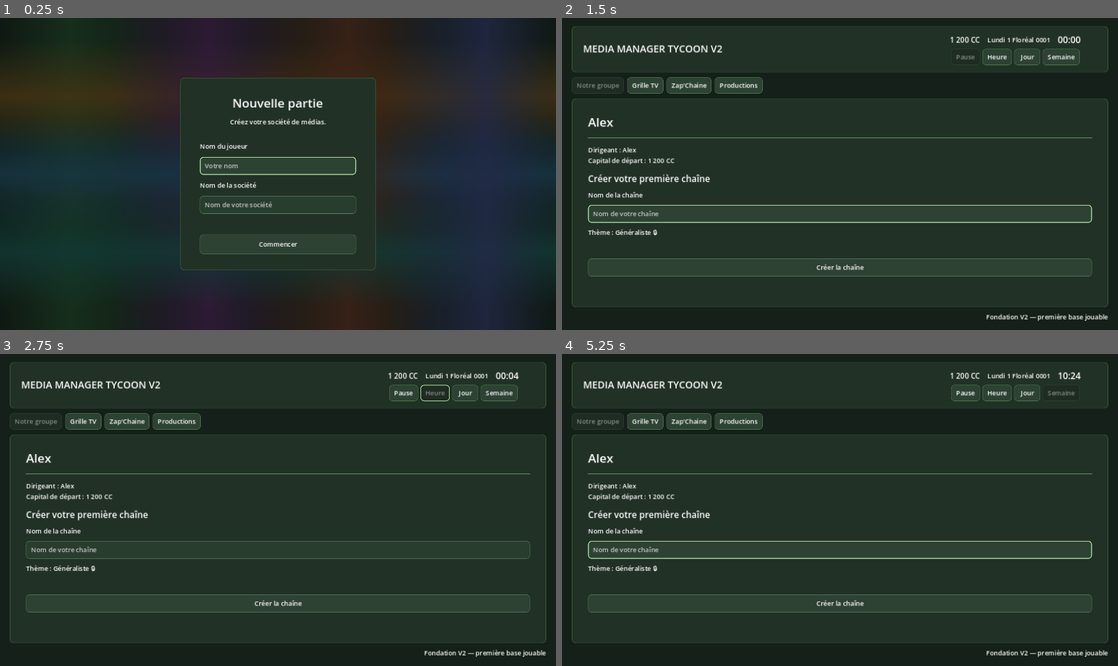
Above: before the commit, frames 1-4 (two rows, left to right).
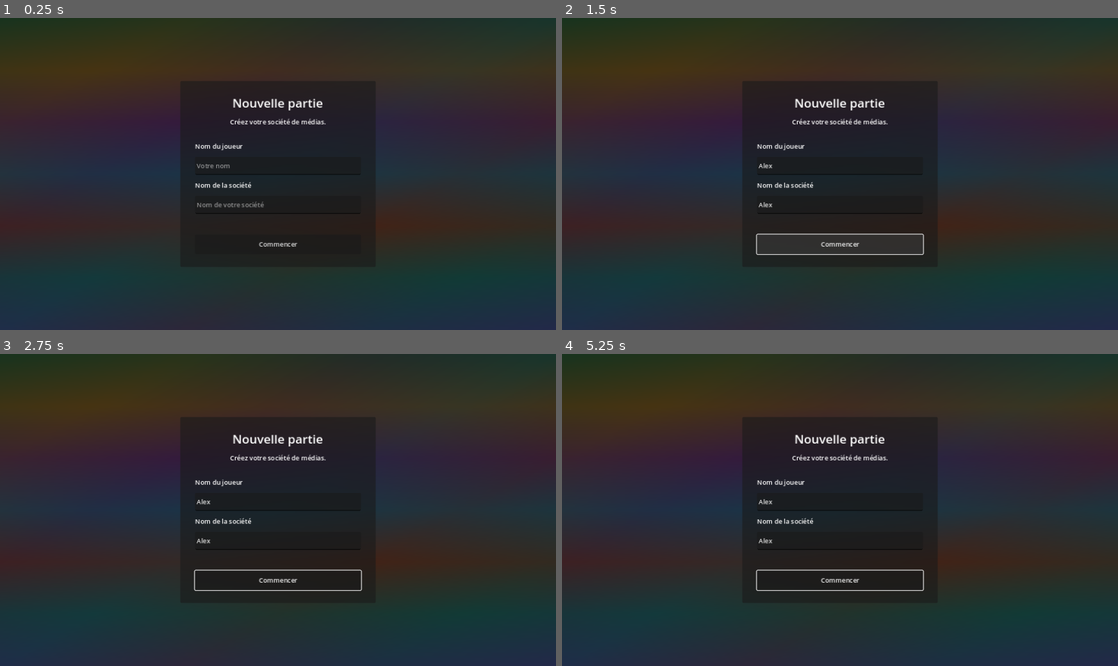
Above: after the commit, the same moments.

Repository: Adrienco69/MediaManagerTycoon_V2
Game: Godot game, scene res://scenes/main.tscn
The game is run twice, just before and just after one commit, with the same random seed, the same clock (stepped at 60 frames per second) and the same inputs.
Inputs (mouse positions are in pixels of both pictures, inside the frame that each line leads up to):
- Up to frame 1 (0.25 s): no input
- Up to frame 2 (1.5 s): click (840, 164) at 0.52 s; type "Alex" at 0.6 s; click (840, 205) at 0.75 s; type "Alex" at 0.83 s; click "Commencer" at 1.25 s
- Up to frame 3 (2.75 s): click "Heure" at 2 s
- Up to frame 4 (5.25 s): click "Jour" at 2.75 s; click "Semaine" at 3.5 s; click "Grille TV" at 4.25 s; click "Notre groupe" at 5 s

The runs differ from the first frame. In frame 1, 26% of the frame differs, in the area x 0-100%, y 0-100%; in frame 2, 33%, in the area x 0-100%, y 2-100%; in frame 3, 31%; in frame 4, 33%.
Error after the commit: Parse Error: Too few arguments for "render()" call. Expected at least 6 but received 5. (res://scripts/main.gd:216)

Commit message:
Use real channel table with guide TV action

Diff:
--- a/scripts/ui/group_page_controller.gd
+++ b/scripts/ui/group_page_controller.gd
@@ -1,6 +1,7 @@
 class_name GroupPageController
 extends RefCounted
 
+const ChannelTableBuilderScript = preload("res://scripts/ui/channel_table_builder.gd")
 const DYNAMIC_NODE_NAME: String = "GroupDynamic"
 
 
@@ -9,7 +10,8 @@
 	page_description: Label,
 	player_name: String,
 	first_channel: Dictionary,
-	on_create_channel: Callable
+	on_create_channel: Callable,
+	on_edit_guide: Callable
 ) -> void:
 	clear(content_container)
 	page_description.size_flags_vertical = Control.SIZE_SHRINK_BEGIN
@@ -23,7 +25,7 @@
 	if first_channel.is_empty():
 		_build_creation_form(dynamic, on_create_channel)
 	else:
-		_build_channel_summary(dynamic, first_channel)
+		_build_channel_summary(dynamic, first_channel, on_edit_guide)
 
 
 static func clear(content_container: VBoxContainer) -> void:
@@ -31,9 +33,6 @@
 	if existing == null:
 		return
 
-	# On détache tout de suite l'ancien contenu, mais on le libère
-	# à la fin de la frame pour ne jamais supprimer un bouton pendant
-	# l'exécution de son propre signal pressed/text_submitted.
 	content_container.remove_child(existing)
 	existing.queue_free()
 
@@ -80,20 +79,14 @@
 	name_input.grab_focus()
 
 
-static func _build_channel_summary(parent: VBoxContainer, channel: Dictionary) -> void:
+static func _build_channel_summary(
+	parent: VBoxContainer,
+	channel: Dictionary,
+	on_edit_guide: Callable
+) -> void:
 	var title: Label = Label.new()
 	title.text = "Votre chaîne"
 	title.add_theme_font_size_override("font_size", 22)
 	parent.add_child(title)
 
-	var header: Label = Label.new()
-	header.text = "N° MMTN    Nom    Thème"
-	parent.add_child(header)
-
-	var row: Label = Label.new()
-	row.text = "%d    %s    %s 🔒" % [
-		int(channel.get("mmtn_number", 2)),
-		String(channel.get("name", "")),
-		String(channel.get("theme", "Généraliste"))
-	]
-	parent.add_child(row)
+	ChannelTableBuilderScript.build(parent, channel, on_edit_guide)
